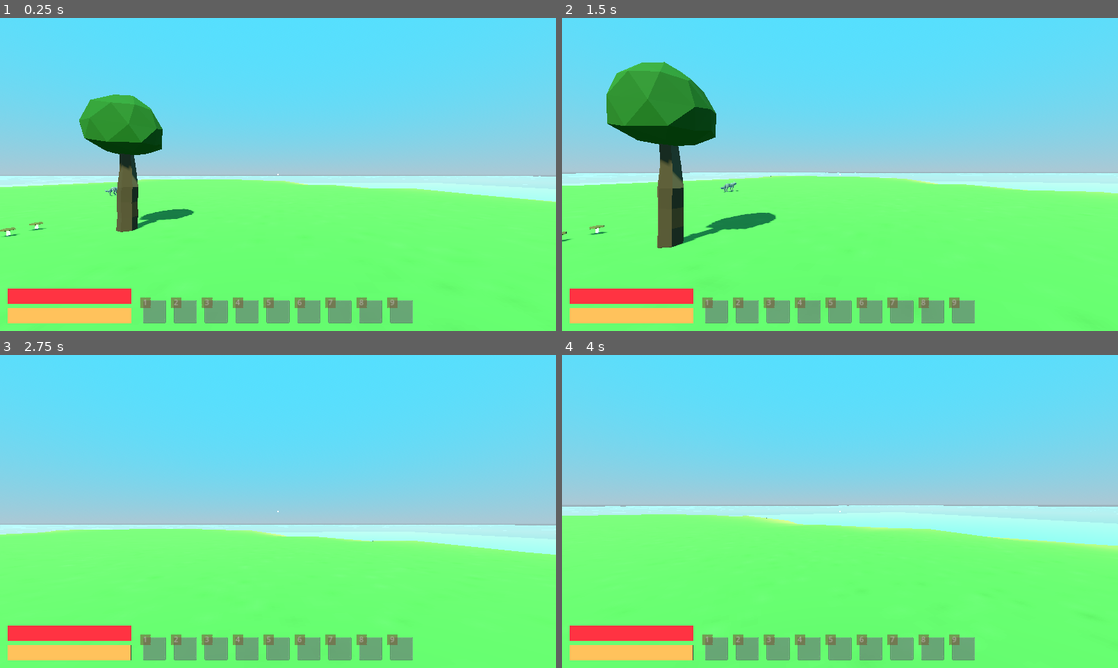
Above: before the commit, frames 1-4 (two rows, left to right).
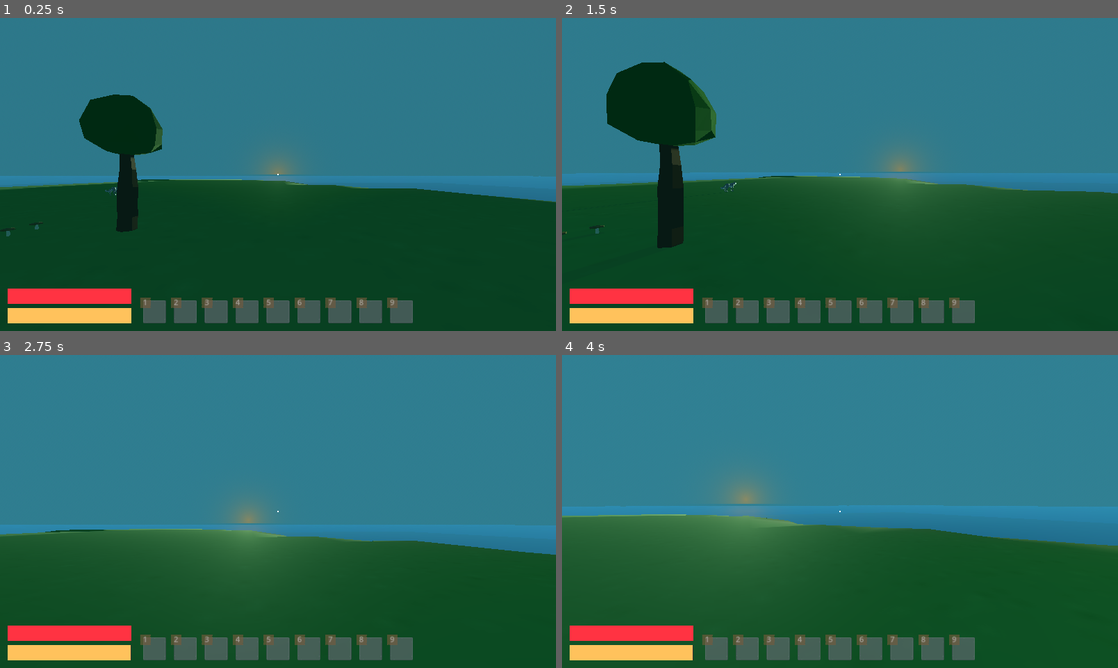
Above: after the commit, the same moments.

Repository: gevonstria/island_survivor
Game: Godot game, scene res://game/main_game.tscn
Same seed, same stepped clock (60 frames per second), same inputs: the game is played once before the commit and once after it.
Inputs (mouse positions are in pixels of both pictures, inside the frame that each line leads up to):
- Up to frame 1 (0.25 s): no input
- Up to frame 2 (1.5 s): tap Enter at 0.5 s; move the mouse to (867, 174) at 0.52 s; hold W (move_forward) from 0.53 s (still down); tap F (interact) at 0.6 s; click (867, 174) at 0.67 s; tap Space (jump) at 0.77 s; move the mouse to (812, 174) at 1.27 s; tap 1 (item_hot_key) at 1.35 s
- Up to frame 3 (2.75 s): keep holding W (move_forward); tap Space (jump) at 1.52 s; move the mouse to (289, 505) at 2.02 s; hold Shift (sprint) from 2.03 s (still down)
- Up to frame 4 (4 s): keep holding W (move_forward); tap Space (jump) at 2.75, 3.02, 3.77 s; move the mouse to (834, 517) at 2.77 s; release Shift (sprint) at 2.78 s; click (834, 517) at 2.85 s; move the mouse to (878, 514) at 3.52 s; tap F (interact) at 3.6 s

The runs differ from the first frame. In frame 1, 97% of the frame differs, in the area x 0-100%, y 0-100%; in frame 2, 96%; in frame 3, 98%; in frame 4, 98%.
Error in both runs: Invalid access of index '0' on a base object of type: 'Array'. (res://game/managers/equip_item_manager.gd:19)

Commit message:
add day night cycle

Diff:
--- /dev/null
+++ b/game/managers/day_night_cycle_anim_player.gd
@@ -0,0 +1,8 @@
+extends AnimationPlayer
+
+func _ready() -> void:
+	await get_tree().physics_frame
+	set_time(12)
+
+func set_time(time):
+	seek(time)
--- a/stages/island.tscn
+++ b/stages/island.tscn
@@ -13,6 +13,7 @@
 [ext_resource type="PackedScene" uid="uid://b1by6pjc0i0bp" path="res://objects/hittable_objects/hittable_coal_boulder.tscn" id="9_rja7e"]
 [ext_resource type="PackedScene" uid="uid://mc8h3pijsipt" path="res://objects/hittable_objects/hittable_flintstone_boulder.tscn" id="10_g68v6"]
 [ext_resource type="PackedScene" uid="uid://c6nxr4cmha2mu" path="res://actors/animals/cow.tscn" id="11_15ft4"]
+[ext_resource type="Script" path="res://game/managers/day_night_cycle_anim_player.gd" id="14_latnc"]
 
 [sub_resource type="NavigationMesh" id="NavigationMesh_bwprj"]
 vertices = PackedVector3Array(7.25, 0.5, -1, 8, 0.5, -1, 8, -4.5, -149.5, 7.68549, -4.5, -87.2258, 7.66129, -4.25, -82. …(12769 unchanged characters)…
@@ -46,6 +47,188 @@
 ambient_light_color = Color(0.32549, 0.878431, 1, 1)
 ambient_light_sky_contribution = 0.5
 
+[sub_resource type="Animation" id="Animation_b3ydn"]
+resource_name = "day_night_cycle"
+length = 24.0
+loop_mode = 1
+tracks/0/type = "value"
+tracks/0/imported = false
+tracks/0/enabled = true
+tracks/0/path = NodePath("DirectionalLight3D:rotation")
+tracks/0/interp = 1
+tracks/0/loop_wrap = true
+tracks/0/keys = {
+"times": PackedFloat32Array(0, 24),
+"transitions": PackedFloat32Array(1, 1),
+"update": 0,
+"values": [Vector3(0, 0, 0), Vector3(6.28319, 0, 0)]
+}
+tracks/1/type = "value"
+tracks/1/imported = false
+tracks/1/enabled = true
+tracks/1/path = NodePath("DirectionalLight3D:light_energy")
+tracks/1/interp = 1
+tracks/1/loop_wrap = true
+tracks/1/keys = {
+"times": PackedFloat32Array(0.2, 11, 13, 22.6),
+"transitions": PackedFloat32Array(1, 1, 1, 1),
+"update": 0,
+"values": [0.0, 0.0, 1.0, 1.0]
+}
+tracks/2/type = "value"
+tracks/2/imported = false
+tracks/2/enabled = true
+tracks/2/path = NodePath("WorldEnvironment:environment:ambient_light_color")
+tracks/2/interp = 1
+tracks/2/loop_wrap = true
+tracks/2/keys = {
+"times": PackedFloat32Array(0.5, 11, 13, 22.6),
+"transitions": PackedFloat32Array(1, 1, 1, 1),
+"update": 0,
+"values": [Color(0.0352941, 0.054902, 0.0745098, 1), Color(0.0352941, 0.054902, 0.0745098, 1), Color(0.32549, 0.878431, 1, 1), Color(0.32549, 0.878431, 1, 1)]
+}
+tracks/3/type = "value"
+tracks/3/imported = false
+tracks/3/enabled = true
+tracks/3/path = NodePath("WorldEnvironment:environment:sky:sky_material:sky_top_color")
+tracks/3/interp = 1
+tracks/3/loop_wrap = true
+tracks/3/keys = {
+"times": PackedFloat32Array(0.5, 11, 13, 22.6),
+"transitions": PackedFloat32Array(1, 1, 1, 1),
+"update": 0,
+"values": [Color(0.0352941, 0.054902, 0.0745098, 1), Color(0.0352941, 0.054902, 0.0745098, 1), Color(0.32549, 0.878431, 1, 1), Color(0.32549, 0.878431, 1, 1)]
+}
+tracks/4/type = "value"
+tracks/4/imported = false
+tracks/4/enabled = true
+tracks/4/path = NodePath("WorldEnvironment:environment:sky:sky_material:sky_horizon_color")
+tracks/4/interp = 1
+tracks/4/loop_wrap = true
+tracks/4/keys = {
+"times": PackedFloat32Array(0.5, 11, 13, 22.6),
+"transitions": PackedFloat32Array(1, 1, 1, 1),
+"update": 0,
+"values": [Color(0.0352941, 0.054902, 0.0745098, 1), Color(0.0352941, 0.054902, 0.0745098, 1), Color(0.32549, 0.878431, 1, 1), Color(0.32549, 0.878431, 1, 1)]
+}
+tracks/5/type = "value"
+tracks/5/imported = false
+tracks/5/enabled = true
+tracks/5/path = NodePath("WorldEnvironment:environment:sky:sky_material:ground_bottom_color")
+tracks/5/interp = 1
+tracks/5/loop_wrap = true
+tracks/5/keys = {
+"times": PackedFloat32Array(0.5, 11, 13, 22.6),
+"transitions": PackedFloat32Array(1, 1, 1, 1),
+"update": 0,
+"values": [Color(0.0352941, 0.054902, 0.0745098, 1), Color(0.0352941, 0.054902, 0.0745098, 1), Color(0.32549, 0.878431, 1, 1), Color(0.32549, 0.878431, 1, 1)]
+}
+tracks/6/type = "value"
+tracks/6/imported = false
+tracks/6/enabled = true
+tracks/6/path = NodePath("WorldEnvironment:environment:sky:sky_material:ground_horizon_color")
+tracks/6/interp = 1
+tracks/6/loop_wrap = true
+tracks/6/keys = {
+"times": PackedFloat32Array(0.5, 11, 13, 22.6),
+"transitions": PackedFloat32Array(1, 1, 1, 1),
+"update": 0,
+"values": [Color(0.0352941, 0.054902, 0.0745098, 1), Color(0.0352941, 0.054902, 0.0745098, 1), Color(0.32549, 0.878431, 1, 1), Color(0.32549, 0.878431, 1, 1)]
+}
+
+[sub_resource type="Animation" id="Animation_cfl0g"]
+length = 0.001
+tracks/0/type = "value"
+tracks/0/imported = false
+tracks/0/enabled = true
+tracks/0/path = NodePath("DirectionalLight3D:rotation")
+tracks/0/interp = 1
+tracks/0/loop_wrap = true
+tracks/0/keys = {
+"times": PackedFloat32Array(0),
+"transitions": PackedFloat32Array(1),
+"update": 0,
+"values": [Vector3(-0.869052, 0, 0)]
+}
+tracks/1/type = "value"
+tracks/1/imported = false
+tracks/1/enabled = true
+tracks/1/path = NodePath("DirectionalLight3D:light_energy")
+tracks/1/interp = 1
+tracks/1/loop_wrap = true
+tracks/1/keys = {
+"times": PackedFloat32Array(0),
+"transitions": PackedFloat32Array(1),
+"update": 0,
+"values": [1.0]
+}
+tracks/2/type = "value"
+tracks/2/imported = false
+tracks/2/enabled = true
+tracks/2/path = NodePath("WorldEnvironment:environment:ambient_light_color")
+tracks/2/interp = 1
+tracks/2/loop_wrap = true
+tracks/2/keys = {
+"times": PackedFloat32Array(0),
+"transitions": PackedFloat32Array(1),
+"update": 0,
+"values": [Color(0.32549, 0.878431, 1, 1)]
+}
+tracks/3/type = "value"
+tracks/3/imported = false
+tracks/3/enabled = true
+tracks/3/path = NodePath("WorldEnvironment:environment:sky:sky_material:sky_top_color")
+tracks/3/interp = 1
+tracks/3/loop_wrap = true
+tracks/3/keys = {
+"times": PackedFloat32Array(0),
+"transitions": PackedFloat32Array(1),
+"update": 0,
+"values": [Color(0.32549, 0.878431, 1, 1)]
+}
+tracks/4/type = "value"
+tracks/4/imported = false
+tracks/4/enabled = true
+tracks/4/path = NodePath("WorldEnvironment:environment:sky:sky_material:sky_horizon_color")
+tracks/4/interp = 1
+tracks/4/loop_wrap = true
+tracks/4/keys = {
+"times": PackedFloat32Array(0),
+"transitions": PackedFloat32Array(1),
+"update": 0,
+"values": [Color(0.670588, 0.784314, 0.831373, 1)]
+}
+tracks/5/type = "value"
+tracks/5/imported = false
+tracks/5/enabled = true
+tracks/5/path = NodePath("WorldEnvironment:environment:sky:sky_material:ground_bottom_color")
+tracks/5/interp = 1
+tracks/5/loop_wrap = true
+tracks/5/keys = {
+"times": PackedFloat32Array(0),
+"transitions": PackedFloat32Array(1),
+"update": 0,
+"values": [Color(0.2, 0.169, 0.133, 1)]
+}
+tracks/6/type = "value"
+tracks/6/imported = false
+tracks/6/enabled = true
+tracks/6/path = NodePath("WorldEnvironment:environment:sky:sky_material:ground_horizon_color")
+tracks/6/interp = 1
+tracks/6/loop_wrap = true
+tracks/6/keys = {
+"times": PackedFloat32Array(0),
+"transitions": PackedFloat32Array(1),
+"update": 0,
+"values": [Color(0.670588, 0.784314, 0.831373, 1)]
+}
+
+[sub_resource type="AnimationLibrary" id="AnimationLibrary_rytnu"]
+_data = {
+"RESET": SubResource("Animation_cfl0g"),
+"day_night_cycle": SubResource("Animation_b3ydn")
+}
+
 [node name="Island" type="Node"]
 
 [node name="NavigationRegion3D" type="NavigationRegion3D" parent="."]
@@ -133,3 +316,11 @@
 
 [node name="Cow" parent="." instance=ExtResource("11_15ft4")]
 transform = Transform3D(1, 0, 0, 0, 1, 0, 0, 0, 1, 15.5189, 0.0136732, 10)
+
+[node name="DayNightCycleAnimationPlayer" type="AnimationPlayer" parent="."]
+libraries = {
+"": SubResource("AnimationLibrary_rytnu")
+}
+autoplay = "day_night_cycle"
+speed_scale = 0.02
+script = ExtResource("14_latnc")
Not shown: 1 places in stages/island.tscn that only renumber resources
